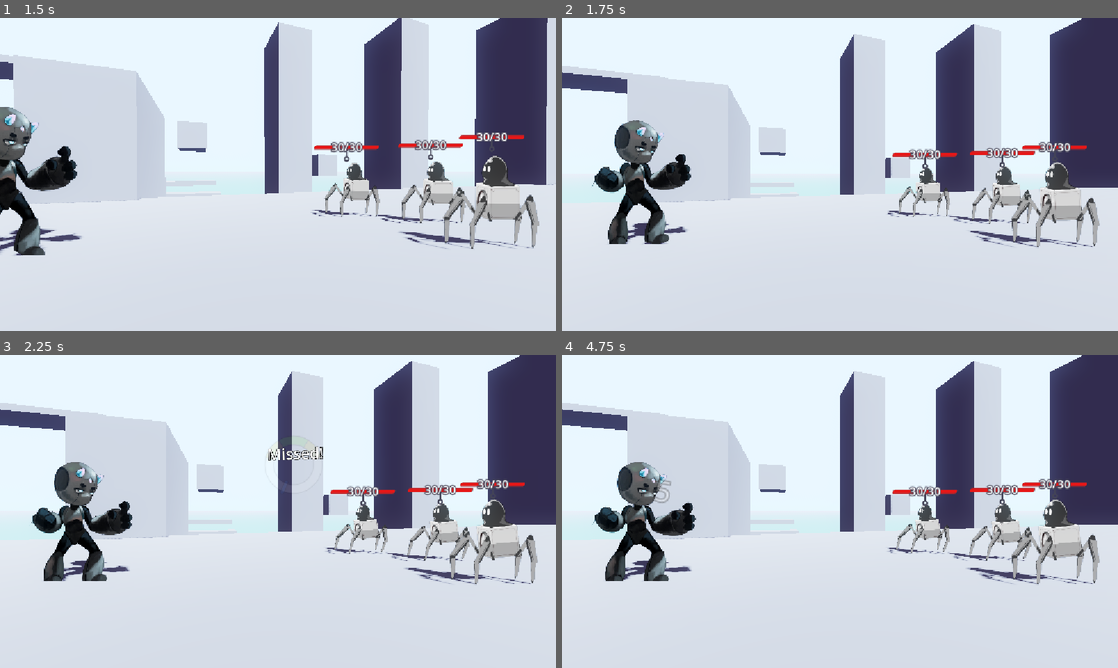
Above: before the commit, frames 1-4 (two rows, left to right).
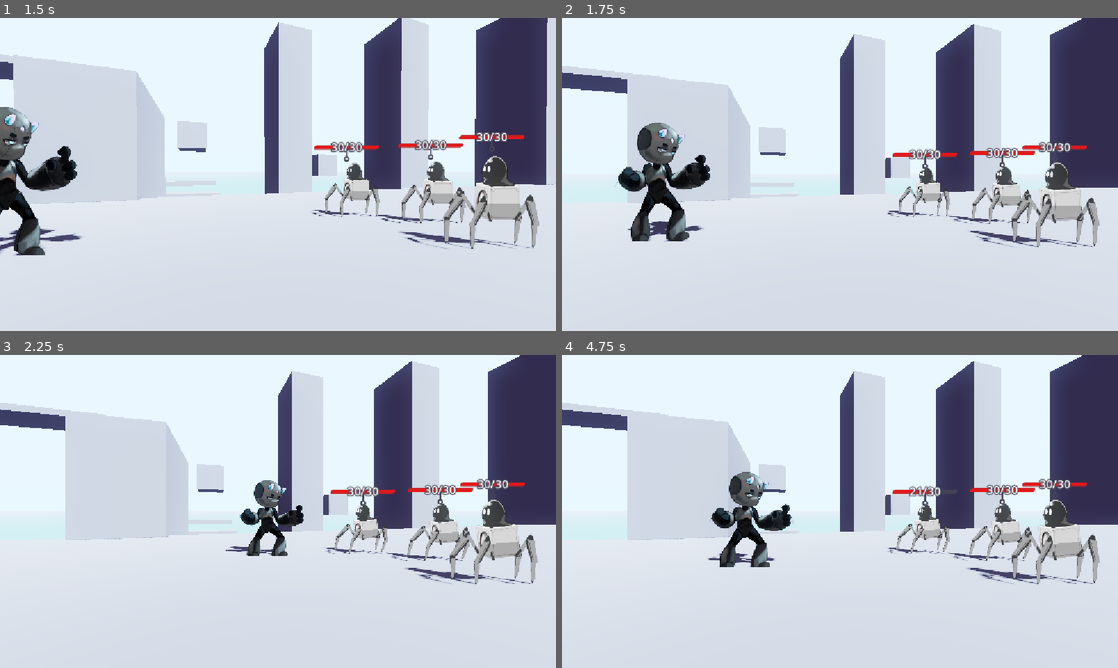
Above: after the commit, the same moments.

Repository: ProgrammerOnCoffee/operation-daemon
Game: Godot game, scene res://scenes/Test/node_2d.tscn
Same seed, same stepped clock (60 frames per second), same inputs: the game is played once before the commit and once after it. This scene is started directly instead of the project's main scene.
Inputs (mouse positions are in pixels of both pictures, inside the frame that each line leads up to):
- Up to frame 1 (1.5 s): click "Attack" at 0.5 s; tap Enter at 1.25 s; move the mouse to (400, 158) at 1.27 s; hold Right (select_right) from 1.28 s (still down); hold Space (qte_press) from 1.28 s (still down); click (400, 158) at 1.42 s
- Up to frame 2 (1.75 s): keep holding Right (select_right); keep holding Space (qte_press)
- Up to frame 3 (2.25 s): move the mouse to (166, 527) at 2.02 s; release Right (select_right) at 2.03 s; release Space (qte_press) at 2.03 s; hold Down (ui_down) from 2.03 s (still down); tap Space (qte_press) at 2.1 s
- Up to frame 4 (4.75 s): move the mouse to (895, 442) at 2.77 s; release Down (ui_down) at 2.78 s; hold Right (select_right) 2.78-3.53 s; hold Space (qte_press) 2.78-3.53 s; move the mouse to (812, 574) at 3.52 s; hold Up (ui_up) 3.53-4.28 s; tap Space (qte_press) at 3.6 s; click (812, 574) at 3.67 s; move the mouse to (1006, 558) at 4.27 s; hold Left (select_left) from 4.28 s (still down); hold Space (qte_press) from 4.28 s (still down)

Frame 1 is identical in both runs. In frame 2, 4.4% of the frame differs, in the area x 5-27%, y 32-73%; in frame 3, 4.9%; in frame 4, 5.5%, in the area x 5-72%, y 34-73%.

Commit message:
Move entities to their target when attacking

Diff:
--- a/scripts/enemy.gd
+++ b/scripts/enemy.gd
@@ -11,6 +11,8 @@
 		@warning_ignore("incompatible_ternary")
 		effect.apply_effect(self if effect.target_type == Module.TARGET.ATTACKER
 				else combat_handler.player)
+	await entity_3d.move_to_entity(combat_handler.player.entity_3d)
 	combat_handler.player.take_damage(get_damage())
 	await get_tree().create_timer(0.7).timeout
+	await entity_3d.return_to_initial_transform()
 	turn_ended.emit()
--- a/scripts/entity_3d.gd
+++ b/scripts/entity_3d.gd
@@ -27,6 +27,9 @@
 	set(value):
 		resolution_scale = value
 		update_resolution()
+
+## The initial transform of this [Entity3D] when the fight was loaded.
+@onready var initial_transform := global_transform
 
 
 func _init() -> void:
@@ -60,6 +63,31 @@
 		entity.position = -entity.rect.position * resolution_scale
 		vp.size = entity.rect.size * resolution_scale
 	pixel_size = 0.01 / resolution_scale
+
+
+## Moves this [Entity3D] beside [param to] to prepare for an attack.
+func move_to_entity(to: Entity3D) -> void:
+	var dir := global_position.direction_to(to.global_position)
+	# Get camera angle in order to move player directly to the left of the enemy relative to the camera
+	#var offset := Vector3.LEFT.rotated(Vector3.UP, entity.combat_handler.cam.rotation.y)
+	dir = dir.rotated(Vector3.UP, entity.combat_handler.cam.rotation.y)
+	dir = Vector3.LEFT.rotated(Vector3.UP, entity.combat_handler.cam.rotation.y) * signf(to.global_position.x - global_position.x)
+	await create_tween().set_ease(Tween.EASE_IN_OUT).set_trans(Tween.TRANS_SINE).tween_property(self, ^":global_position",
+			to.global_position * Vector3(1, 0, 1)
+			# Keep player y position
+			+ global_position * Vector3(0, 1, 0)
+			# Move beside other entity
+			+ dir * (
+					# Entity viewport size + self viewport size
+					to.vp.size.x * to.pixel_size
+					+ vp.size.x * pixel_size
+			) / 2, 0.8).finished
+
+
+## Returns this [Entity3D] to its initial [member global_transform].
+func return_to_initial_transform() -> void:
+	await create_tween().set_ease(Tween.EASE_IN_OUT).set_trans(Tween.TRANS_SINE).tween_property(
+			self, ^":global_transform", initial_transform, 0.8).finished
 
 
 ## Returns the 3D point in world space that maps to the 2D coordinate [param p]
--- a/scripts/player.gd
+++ b/scripts/player.gd
@@ -36,6 +36,8 @@
 				self if effect.target_type == Module.TARGET.ATTACKER
 				else selected_enemy)
 
+	await entity_3d.move_to_entity(selected_enemy.entity_3d)
+
 	for i in 2:
 		await get_tree().create_timer(0.2).timeout
 		var qte := combat_handler.get_node(^"QTERing").duplicate() as Control
@@ -48,6 +50,7 @@
 		selected_enemy.take_damage(int(get_damage() * await qte.pressed))
 
 	await get_tree().create_timer(0.7).timeout
+	await entity_3d.return_to_initial_transform()
 	return true
 
 
